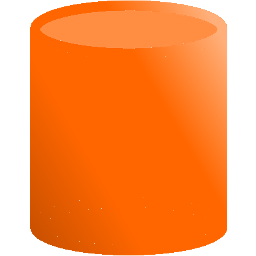
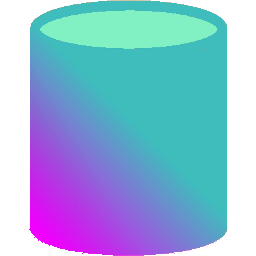
Revision of a layered (256, 256) image; what changed, layer by layer:
added layer "Normal" above "Shading" over (x1=29, y1=0, x2=228, y2=256)
